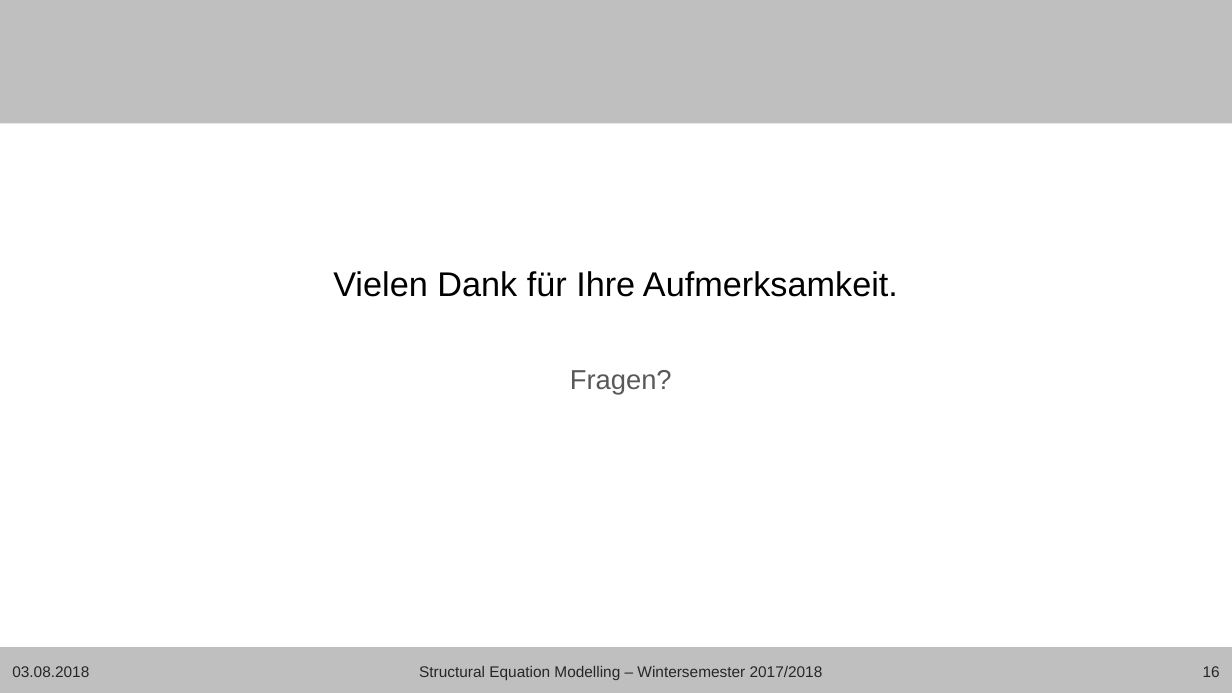
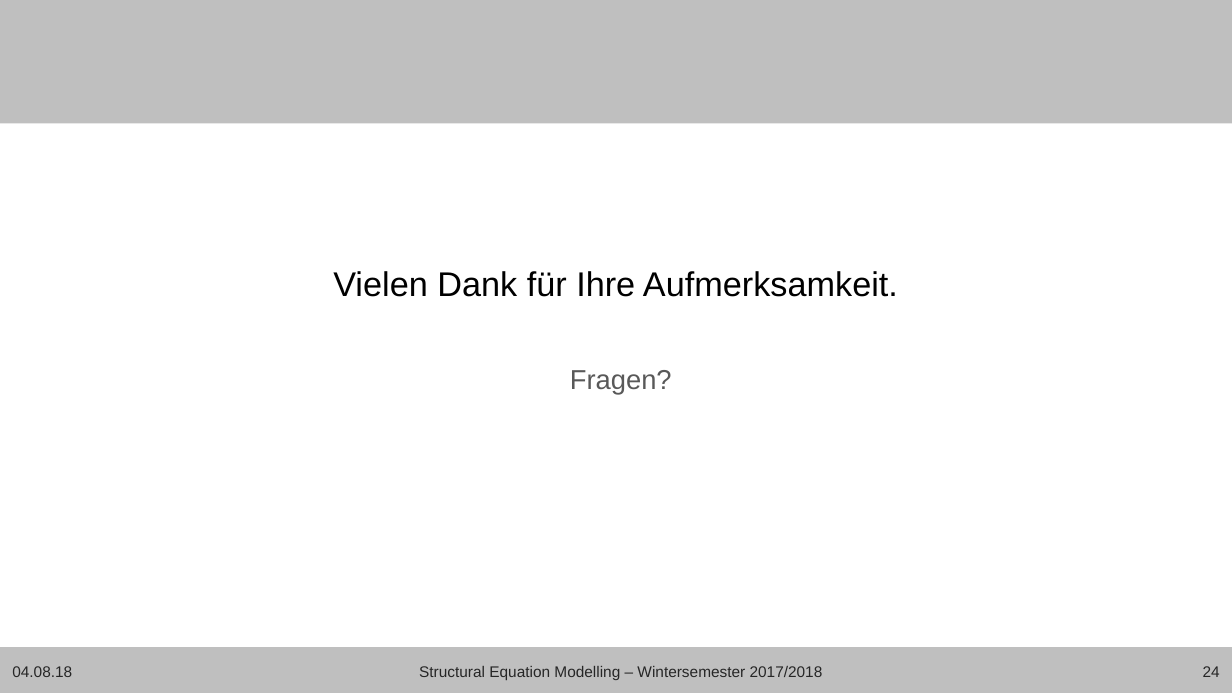
Before and after one commit to Janis90/time-series-anaysis, a slide deck: slide 24 of presentation/tsa_presentation_final.pptx (slide 16 before the commit). Drawn at 1232x693 pixels with LibreOffice and Linux fonts; fonts in the diff are those of the drawing; background and template pictures are left out. Boxes give left, top, right and bottom in pixels: in the first picture for what was removed or moved away, otherwise in the second. Text is boxed around its words. In the diff, an @@ line names an element or a change of style, - is before the commit and + after.

```diff
--- a/presentation/tsa_presentation_final.pptx
+++ b/presentation/tsa_presentation_final.pptx
@@ text at box(12, 666, 72, 677): text changed @@
-03.08.2018
+04.08.18
@@ page number at box(1203, 666, 1220, 677): text changed @@
-16
+24
```
Also in this commit, not shown: 14 other slides changed, 8 slides added, 16 other files.
